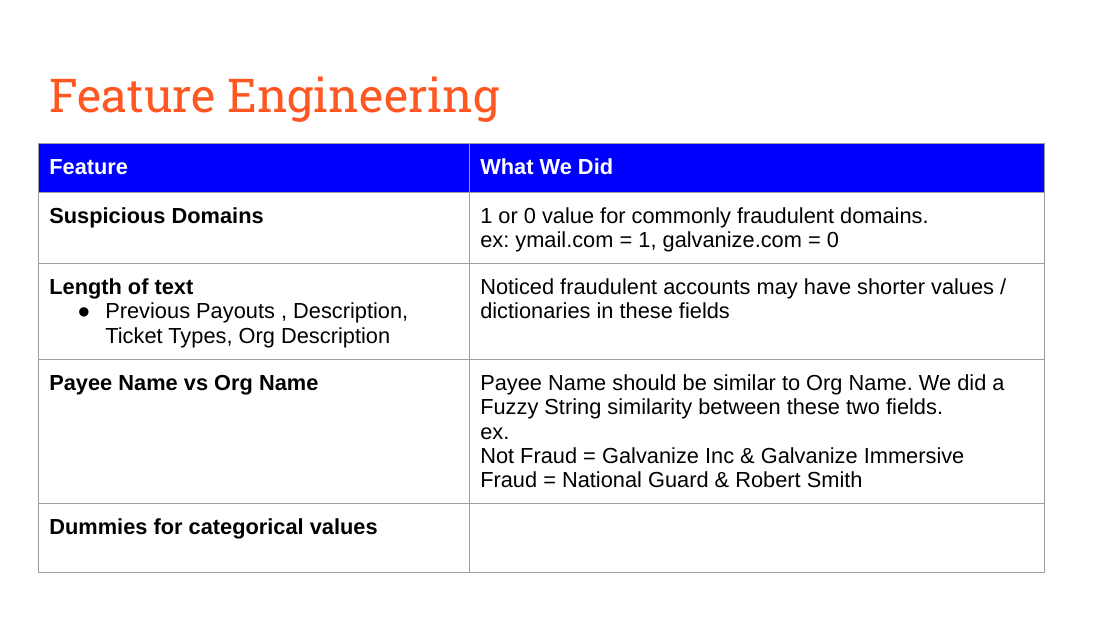
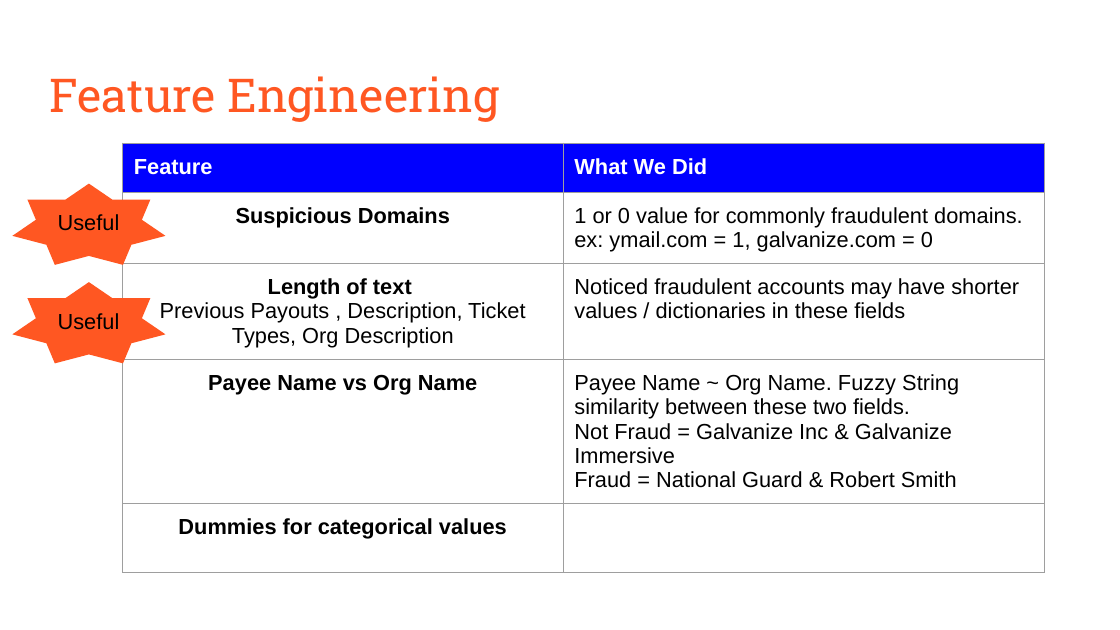
Before and after one commit to susiexsun/fraud_detection, a slide deck: slide 2 of Fraud_Detection.pptx. Drawn at 1120x630 pixels with LibreOffice and Linux fonts; fonts in the diff are those of the drawing. Boxes give left, top, right and bottom in pixels: in the first picture for what was removed or moved away, otherwise in the second. Text is boxed around its words. In the diff, an @@ line names an element or a change of style, - is before the commit and + after.

```diff
--- a/Fraud_Detection.pptx
+++ b/Fraud_Detection.pptx
@@ table at [123,143,1044,543] @@
-row 4, column 2: Payee Name should be similar to Org Name. We did a Fuzzy String similarity between these two fields. / ex. / Not Fraud = Galvanize Inc & Galvanize Immersive / Fraud = National Guard & Robert Smith
+row 4, column 2: Payee Name ~ Org Name. Fuzzy String similarity between these two fields. / Not Fraud = Galvanize Inc & Galvanize Immersive / Fraud = National Guard & Robert Smith
@@ alignment left to centre @@
@@ bullet ● to none @@
@@ table: place and size @@
-table at [38,143,1044,543]
+table at [123,143,1044,543]
@@ star added at [12,184,166,265], fill #FF5722, 14 pt, text #000000 @@
+Useful
@@ star added at [12,282,166,364], fill #FF5722, 14 pt, text #000000 @@
+Useful
```
Also in this commit, not shown: 1 other file.
